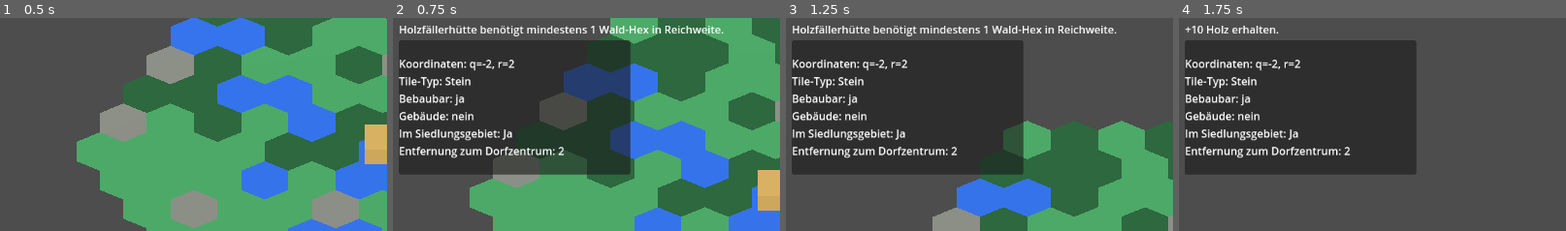
Above: before the commit, frames 1-4 (left to right).
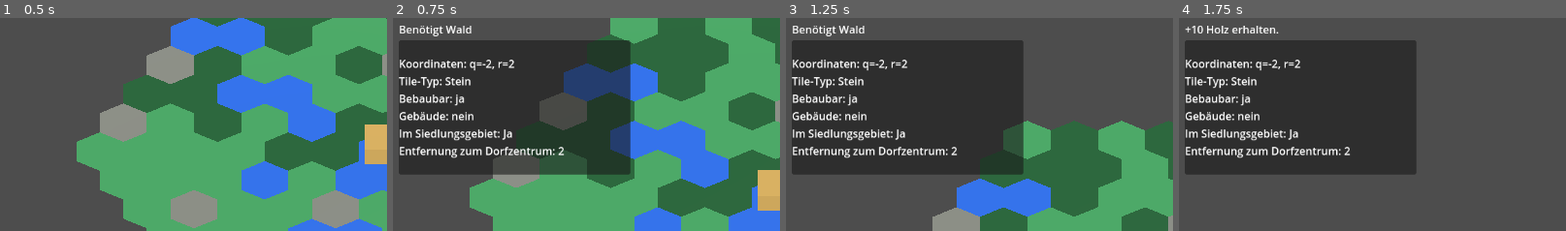
Above: after the commit, the same moments.

Repository: Ranu4922/CodexGame
Game: Godot game, scene res://scenes/Main.tscn
The game is run twice, just before and just after one commit, with the same random seed, the same clock (stepped at 60 frames per second) and the same inputs.
Inputs (mouse positions are % of the whole screen's width and height, from its top left):
- Up to frame 1 (0.5 s): no input
- Up to frame 2 (0.75 s): tap Enter at 0.5 s; move the mouse to (45, 69) at 0.52 s; hold W from 0.53 s (still down); tap B at 0.6 s; click (45, 69) at 0.67 s
- Up to frame 3 (1.25 s): keep holding W
- Up to frame 4 (1.75 s): keep holding W; move the mouse to (80, 64) at 1.27 s; tap R at 1.35 s
The pictures show only the part of the screen within x 1-51%, y 17-67%; the shares and areas given below are measured in that part.

Frame 1 is identical in both runs. In frame 2, 1.7% of the frame differs, in the area x 2-86%, y 3-9%; in frame 3, 1.7%; in frame 4, nothing differs.

Commit message:
Require forest tile for lumberjack huts

Diff:
--- a/scripts/hex_grid.gd
+++ b/scripts/hex_grid.gd
@@ -285,9 +285,8 @@
 
 func _try_place_lumberjack_hut(tile: MeshInstance3D) -> void:
 	var own_forest: bool = tile.get_meta("tile_type") == "Wald"
-	var adjacent_forests: int = _count_adjacent_tiles_of_type(int(tile.get_meta("q")), int(tile.get_meta("r")), "Wald")
-	if not own_forest and adjacent_forests <= 0:
-		message_changed.emit("Holzfällerhütte benötigt mindestens 1 Wald-Hex in Reichweite.")
+	if not own_forest:
+		message_changed.emit("Benötigt Wald")
 		return
 
 	if wood < lumberjack_hut_wood_cost:
